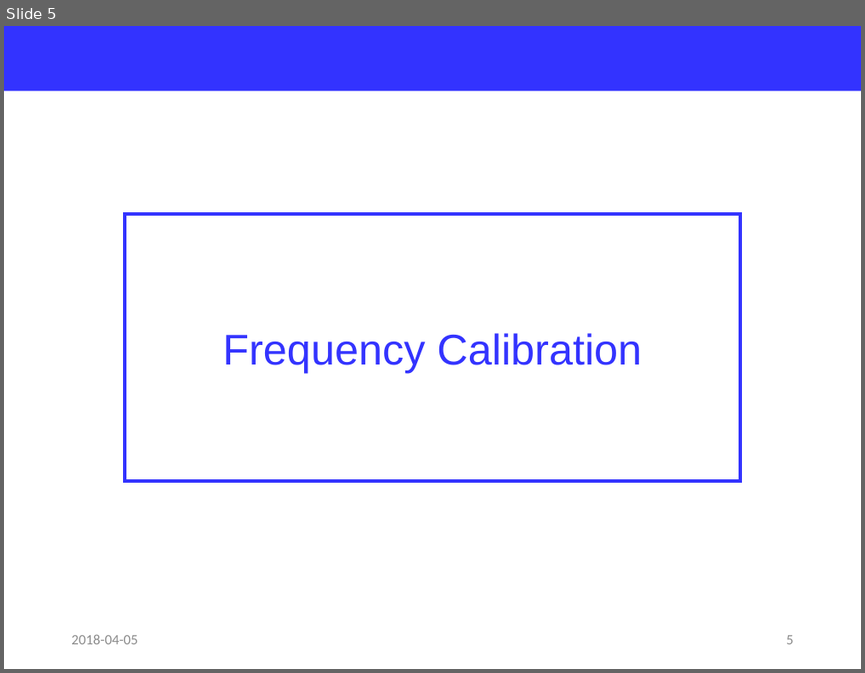
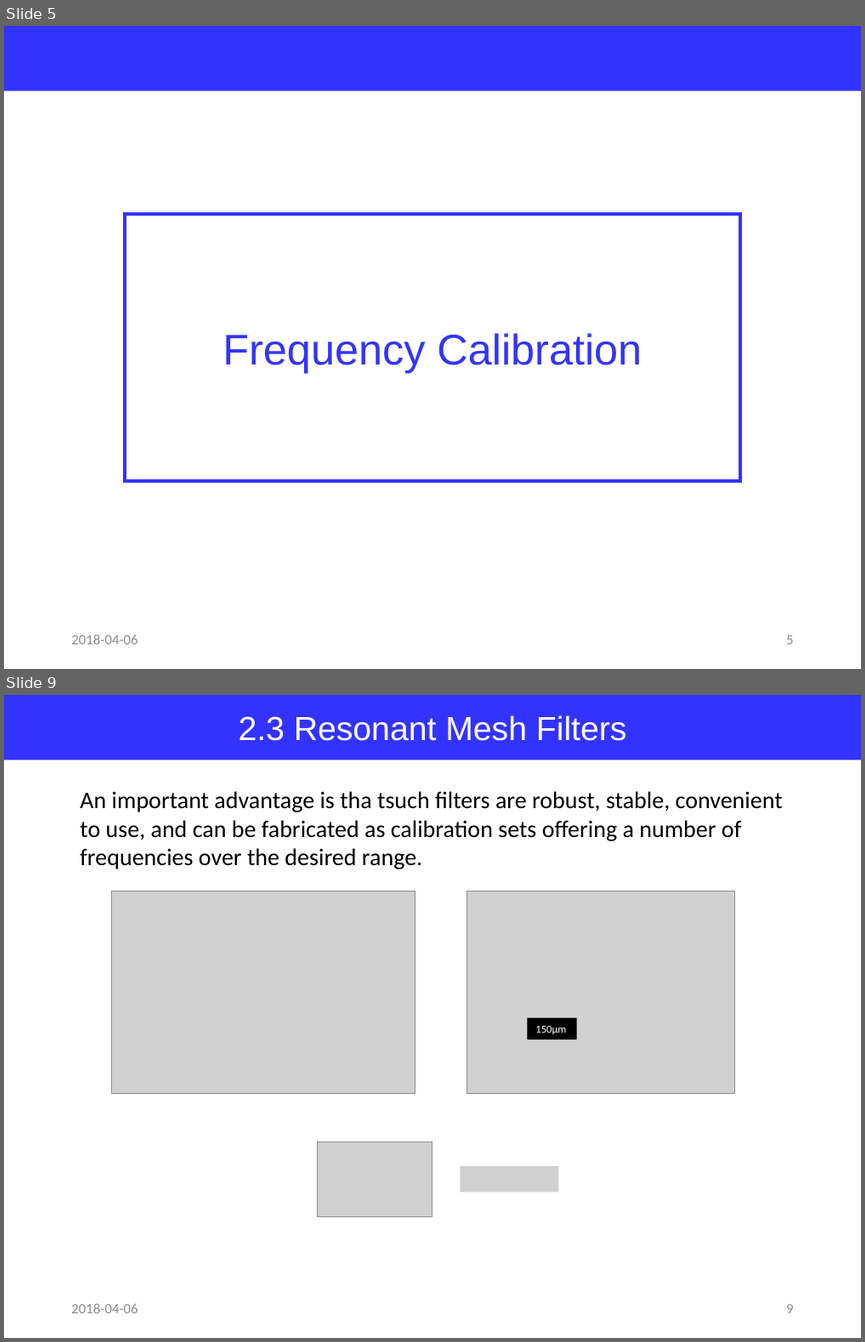
Before and after one commit to jglee96/NBTP_Lab, a slide deck: Terahertz Metrology/Ch6/Terahertz Metrology_Ch6.pptx. Shown one above the other, each under a label of ours: slide 5 before the commit, slides 5 and 9 after it; the slides between them are not shown. The pictures are 865x673 and 865x1342 pixels, drawn with LibreOffice and Linux fonts; fonts in the diff are those of the drawing; grey boxes stand for pictures. Boxes give left, top, right and bottom in pixels: in the first picture for what was removed or moved away, otherwise in the second. Text is boxed around its words. In the diff, an @@ line names an element or a change of style, - is before the commit and + after.

```diff
--- a/Terahertz Metrology/Ch6/Terahertz Metrology_Ch6.pptx
+++ b/Terahertz Metrology/Ch6/Terahertz Metrology_Ch6.pptx
@@ slide 9 added at (4, 695, 861, 1338), background #FFFFFF @@
@@ rectangle added at (4, 695, 861, 760), fill #3333FF, 28 pt, text #FFFFFF @@
+2.3 Resonant Mesh Filters
@@ text added at (80, 791, 783, 869), 20 pt, text #000000 @@
+An important advantage is tha tsuch filters are robust, stable, convenient to use, and can be fabricated as calibration sets offering a number of frequencies over the desired range.
@@ picture added at (111, 891, 415, 1093) @@
@@ picture added at (467, 891, 736, 1093) @@
@@ rectangle added at (528, 1018, 577, 1039), fill #000000, 9 pt, text #FFFFFF @@
+150µm
@@ picture added at (318, 1141, 432, 1216) @@
@@ picture added at (460, 1166, 558, 1192) @@
@@ text added at (71, 1303, 137, 1313), 12 pt, text #8C8C8C @@
+2018-04-06
@@ page number added at (786, 1304, 793, 1313), 12 pt, text #8C8C8C @@
+9
@@ slide 5 changed as well @@
@@ text at (71, 634, 137, 644): text changed @@
-2018-04-05
+2018-04-06
```
Also in this commit, not shown: 5 other slides changed, 9 other slides added, 1 slide removed, 11 other files.
